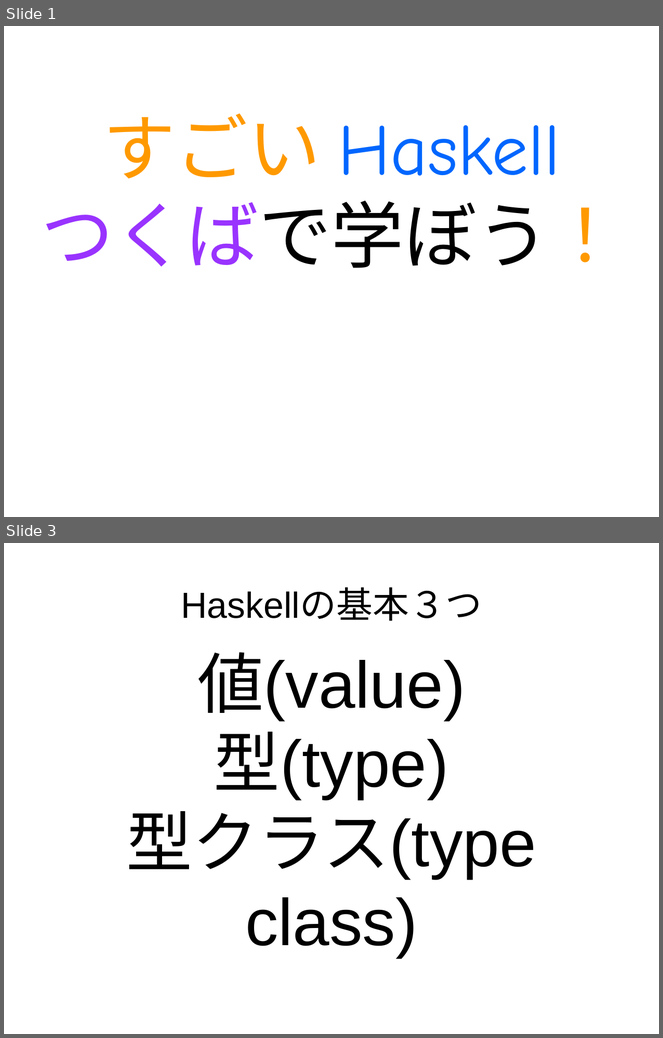
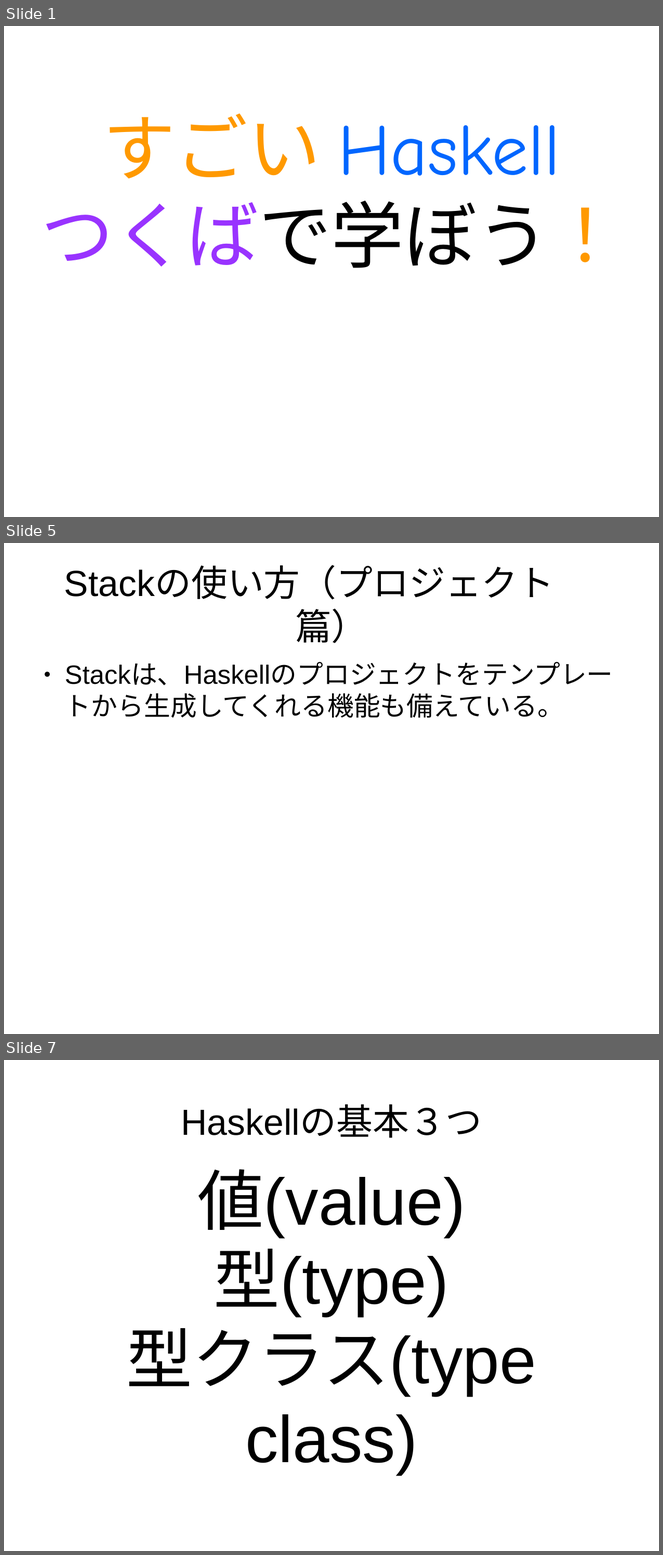
Before and after one commit to nushio3/practice, a slide deck: haskell-teaching/Tsukuba-2016.odp. Shown one above the other, each under a label of ours: slides 1 and 3 before the commit, slides 1, 5 and 7 after it; the slides between them are not shown. The pictures are 663x1038 and 663x1555 pixels, drawn with LibreOffice and Linux fonts; fonts in the diff are those of the drawing. Boxes give left, top, right and bottom in pixels: in the first picture for what was removed or moved away, otherwise in the second. Text is boxed around its words. In the diff, an @@ line names an element or a change of style, - is before the commit and + after.

```diff
--- a/haskell-teaching/Tsukuba-2016.odp
+++ b/haskell-teaching/Tsukuba-2016.odp
@@ slide 5 added at box(4, 543, 659, 1034), background #FFFFFF @@
@@ title added at box(64, 567, 555, 643), 44 pt, text #000000 @@
+Stackの使い方（プロジェクト 篇）
@@ text added at box(65, 663, 613, 718), 32 pt, text #000000 @@
+● Stackは、Haskellのプロジェクトをテンプレートから生成してくれる機能も備えている。
@@ what was slide 3 is now slide 7 @@
```
Also in this commit, not shown: 1 slide changed, 28 other slides added, 1 other file.
